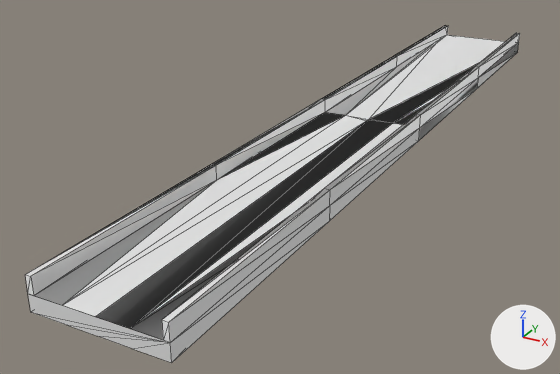
The OBJ model Transit.Addon.RoadExtensions/Roads/Common/Meshes/8m/NoSwWood/Elevated_Node_LOD_NoCom.obj: old version first, new version second.
The view is the same before and after, from a camera (50 mm lens) standing at (21.9, -54.4, 19.7) and looking at (-5.1, -5.2, -4.8). Every picture has the same lights, and +X, +Y and +Z are marked at lower right. Mesh edges are drawn as thin lines. Where no turn or scale is listed for an object, it has been applied to the vertices.

The older version as bpy lines, for what is in view:
```python
me_elevated_node_lod_nocom = bpy.data.meshes.new('Elevated_Node_LOD_NoCom')
me_elevated_node_lod_nocom.from_pydata(...)  # 67 vertices, 129 faces; spans x -4.2..4.2, y -32.0..32.0, z -1.0..1.1
ob_elevated_node_lod_nocom = bpy.data.objects.new('Elevated_Node_LOD_NoCom', me_elevated_node_lod_nocom)
ob_elevated_node_lod_nocom.location = (0.0, 0.0, 0.0)
```
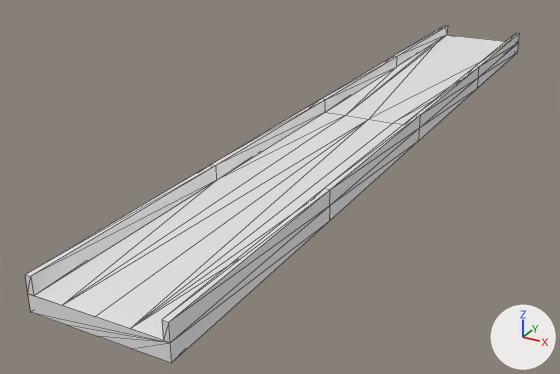
The newer file is also turned or shifted as a whole; pictures and numbers use the older file's frame.

Patch to the scene script:
```diff
--- a/Transit.Addon.RoadExtensions/Roads/Common/Meshes/8m/NoSwWood/Elevated_Node_LOD_NoCom.obj.py
+++ b/Transit.Addon.RoadExtensions/Roads/Common/Meshes/8m/NoSwWood/Elevated_Node_LOD_NoCom.obj.py
@@ me_elevated_node_lod_nocom @@
 # used by ob_elevated_node_lod_nocom; location = (0.0, 0.0, 0.0)
-me_elevated_node_lod_nocom.from_pydata(...)  # 67 vertices, 129 faces; spans x -4.2..4.2, y -32.0..32.0, z -1.0..1.1
+me_elevated_node_lod_nocom.from_pydata(...)  # 63 vertices, 123 faces; spans x -4.2..4.2, y -32.0..32.0, z -1.0..1.1
+# me_elevated_node_lod_nocom part 1
+# 4 vertices are removed from x -3.8..0.0, y -0.4..0.0, z 0.1
+# 13 faces are deleted
+# 7 new faces join them
```

Pixel boxes [x1, y1, x2, y2] of what changed, in the pictures (560 x 374 px):
part 1 of me_elevated_node_lod_nocom, cut back
    both: [62, 63, 479, 329]
